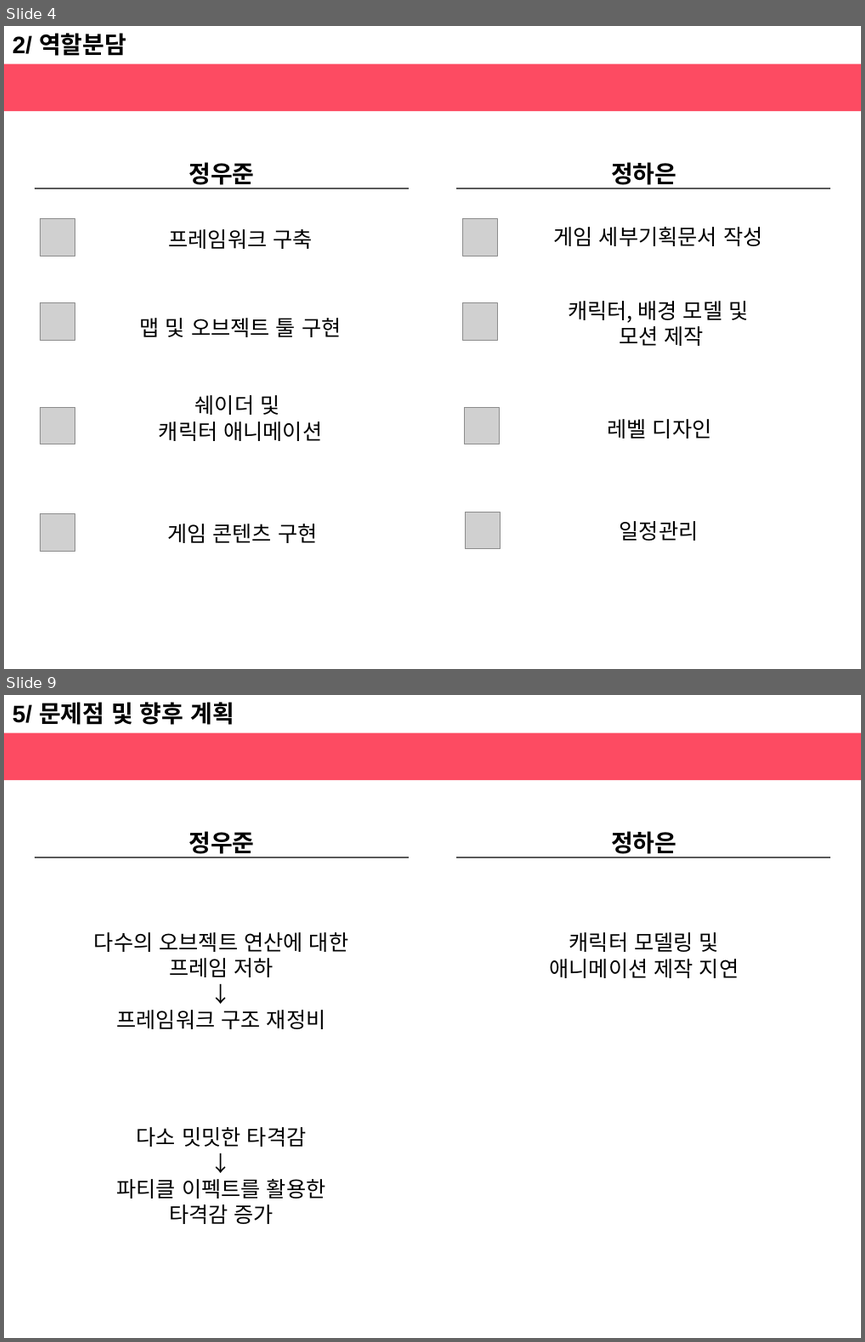
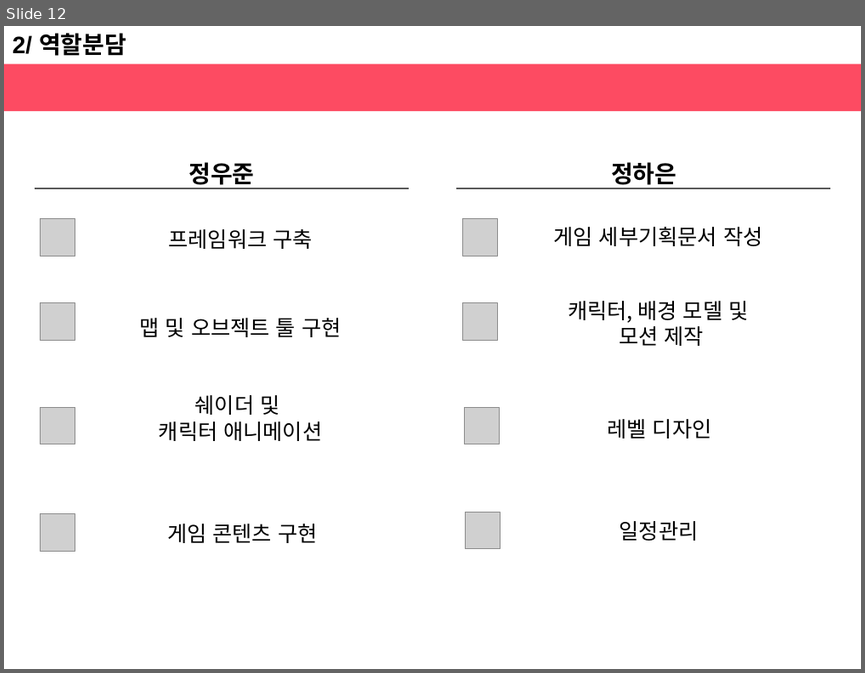
Before and after one commit to haeunjung/Team_Project, a slide deck: 기획문서/앨리스의 태엽_정하은_정우준(중간발표).pptx. Shown one above the other, each under a label of ours: slides 4 and 9 before the commit, slide 12 after it; the slides between them are not shown. The pictures are 865x1342 and 865x673 pixels, drawn with LibreOffice and Linux fonts; fonts in the diff are those of the drawing; grey boxes stand for pictures. Boxes give left, top, right and bottom in pixels: in the first picture for what was removed or moved away, otherwise in the second. Text is boxed around its words. In the diff, an @@ line names an element or a change of style, - is before the commit and + after.

Commit message:
Update 05.21 중간발표 내용 정리 후 커밋 프로젝트 라이브러리 경로 수정 프로젝트 포함파일 경로 수정 Fmod 추가

```diff
--- a/기획문서/앨리스의 태엽_정하은_정우준(중간발표).pptx
+++ b/기획문서/앨리스의 태엽_정하은_정우준(중간발표).pptx
@@ slide 9 removed at <box>4,695,861,1338</box>, background #FFFFFF @@
@@ text removed at <box>12,702,234,725</box> @@
-5/ 문제점 및 향후 계획
@@ rectangle removed at <box>4,732,861,780</box> @@
@@ text removed at <box>188,831,254,858</box> @@
-정우준
@@ text removed at <box>611,831,676,858</box> @@
-정하은
@@ line removed from (34, 858) to (409, 858) @@
@@ line removed from (456, 858) to (831, 858) @@
@@ text removed at <box>94,932,348,1029</box> @@
-다수의 오브젝트 연산에 대한
-프레임 저하
-↓
-프레임워크 구조 재정비
@@ text removed at <box>550,932,738,978</box> @@
-캐릭터 모델링 및
-애니메이션 제작 지연
@@ text removed at <box>117,1127,326,1224</box> @@
-다소 밋밋한 타격감
-↓
-파티클 이펙트를 활용한
-타격감 증가
@@ what was slide 4 is now slide 12 @@
```
Also in this commit, not shown: 6 slides changed, 3 slides added, 1 other slide removed, 31 other files.
